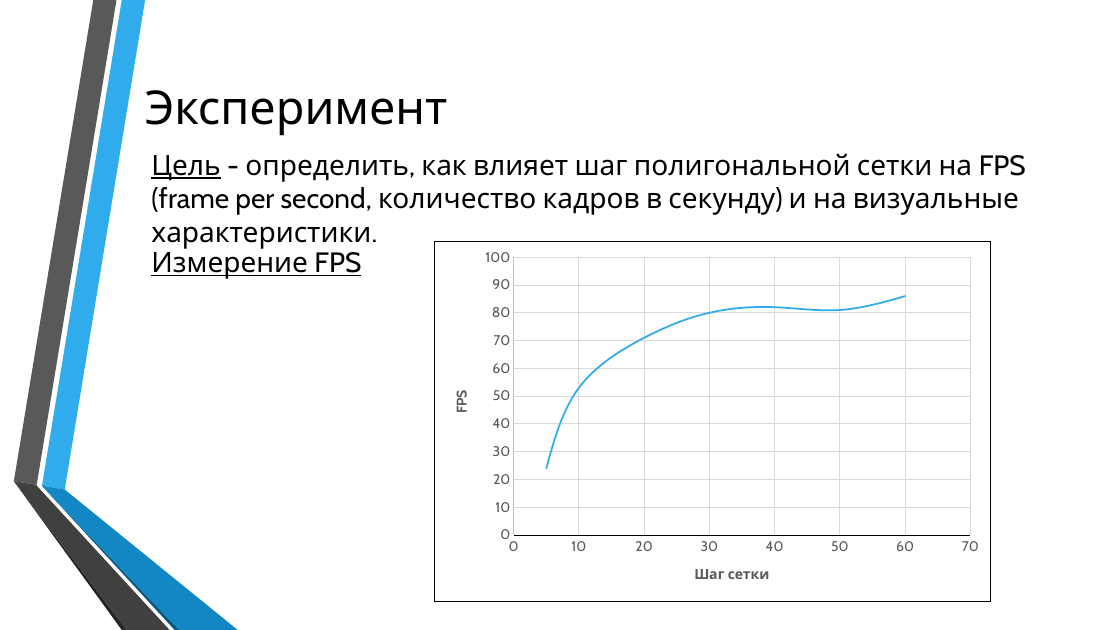
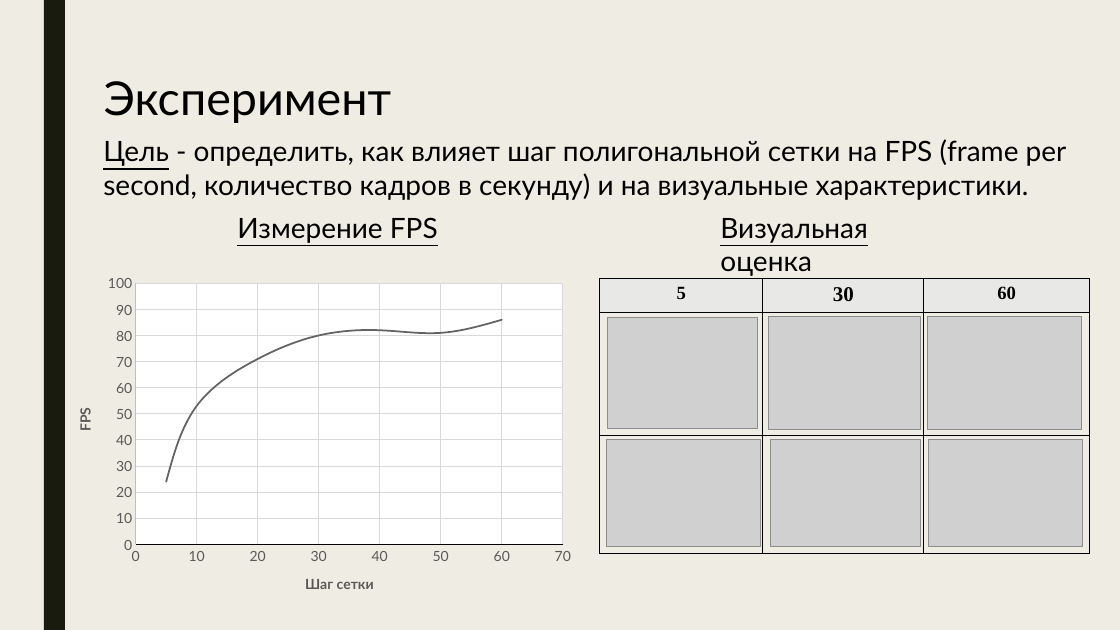
Before and after one commit to Bryanskaya/TimeIsOfTheEssence, a slide deck: slide 11 of Coursework/docs/Презентация_Брянская_ИУ7_52.pptx (slide 14 before the commit). Drawn at 1120x630 pixels with LibreOffice and Linux fonts; fonts in the diff are those of the drawing; grey boxes stand for pictures; background and template pictures are left out. Boxes give left, top, right and bottom in pixels: in the first picture for what was removed or moved away, otherwise in the second. Text is boxed around its words. In the diff, an @@ line names an element or a change of style, - is before the commit and + after.

```diff
--- a/Coursework/docs/Презентация_Брянская_ИУ7_52.pptx
+++ b/Coursework/docs/Презентация_Брянская_ИУ7_52.pptx
@@ background picture (left out) to #EFEDE3 @@
@@ rectangle added at (44, 0, 65, 630), fill #191B0E @@
@@ font Cabin to Lato in 3 elements at (103, 139, 1067, 200), (237, 217, 438, 243), (104, 81, 392, 123) @@
@@ text "Эксперимент": place and size @@
-text "Эксперимент" at (145, 90, 448, 136)
+text "Эксперимент" at (104, 81, 392, 123)
@@ text "Цель - определить, как влияет ...": place and size @@
-text "Цель - определить, как влияет ..." at (151, 153, 1026, 215)
+text "Цель - определить, как влияет ..." at (103, 139, 1067, 200)
@@ text "Измерение FPS": place and size @@
-text "Измерение FPS" at (151, 246, 361, 279)
+text "Измерение FPS" at (237, 217, 438, 243)
@@ text added at (720, 218, 867, 276), 24 pt, text #000000, underline @@
+Визуальная оценка
@@ scatter smooth chart at (57, 268, 581, 610) @@
@@ colour of Series 1 #30ACEC to #646464 @@
@@ category axis changed @@
@@ value axis changed @@
@@ border changed @@
@@ lettering changed @@
@@ scatter smooth chart: place and size @@
-scatter smooth chart at (434, 242, 990, 602)
+scatter smooth chart at (57, 268, 581, 610)
@@ table added at (600, 279, 1090, 555), 3 rows, 3 columns @@
+5 | 30 | 60
+ |  | 
+ |  | 
@@ picture added at (607, 318, 758, 429) @@
@@ picture added at (769, 317, 920, 429) @@
@@ picture added at (928, 317, 1081, 429) @@
@@ picture added at (607, 439, 760, 547) @@
@@ picture added at (770, 439, 921, 547) @@
@@ picture added at (928, 439, 1082, 547) @@
@@ group removed at (13, 0, 238, 630): 6 freeform shapes @@
```
Also in this commit, not shown: 12 other slides changed, 5 slides removed.
